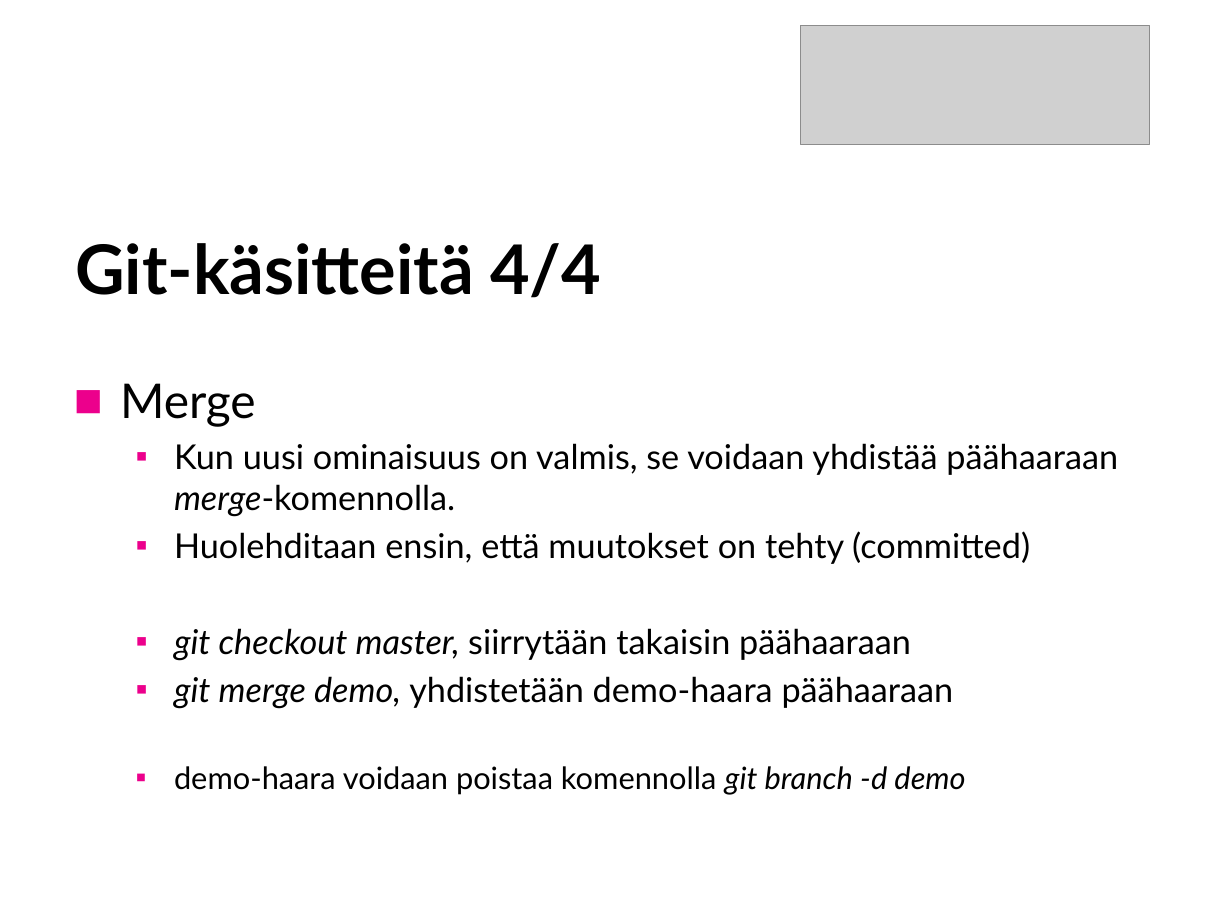
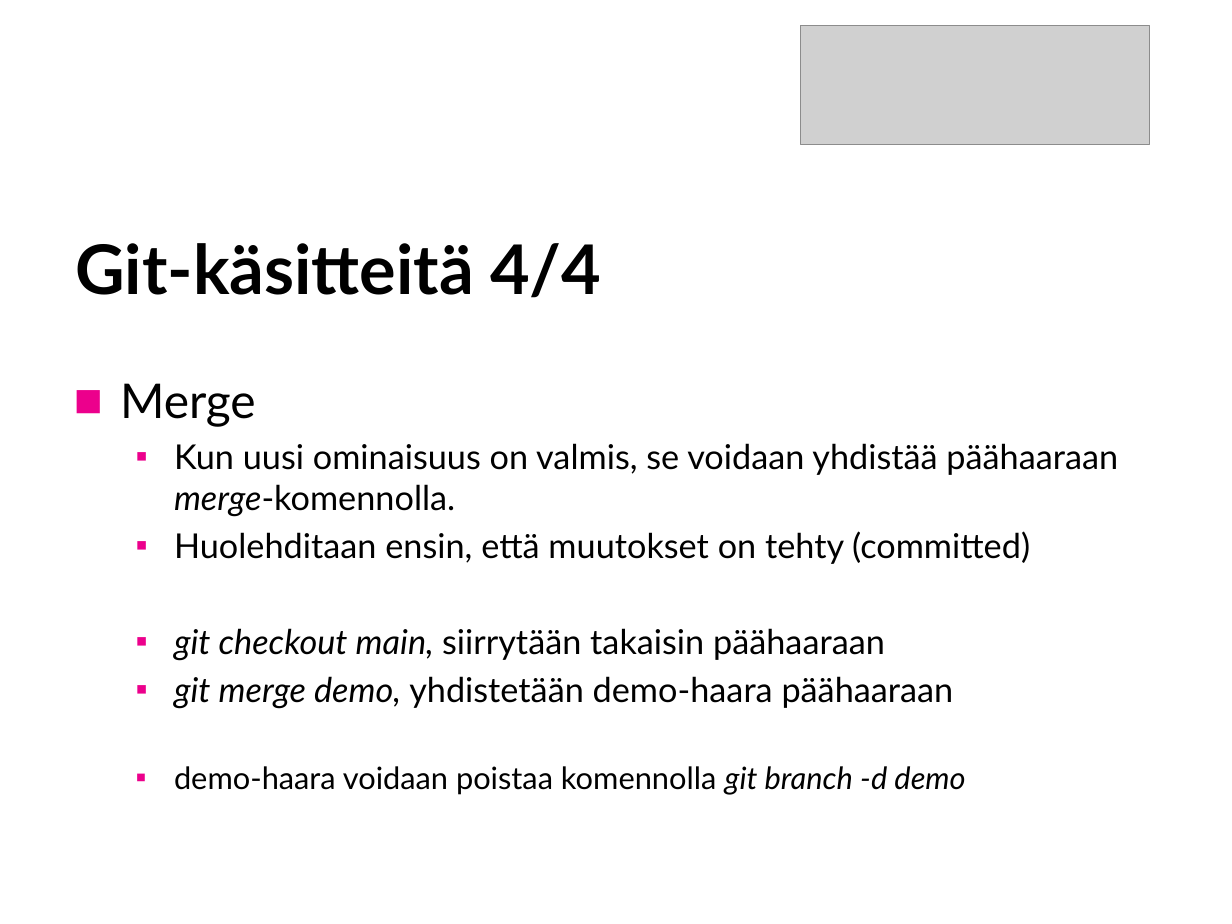
Before and after one commit to SavoniaUAS/versioncontrol, a slide deck: slide 12 of versionhallinta.pptx. Drawn at 1232x924 pixels with LibreOffice and Linux fonts; fonts in the diff are those of the drawing; grey boxes stand for pictures; background and template pictures are left out. Boxes give left, top, right and bottom in pixels: in the first picture for what was removed or moved away, otherwise in the second. Text is boxed around its words. In the diff, an @@ line names an element or a change of style, - is before the commit and + after.

```diff
--- a/versionhallinta.pptx
+++ b/versionhallinta.pptx
@@ text at <box>174,628,885,661</box>: text changed @@
-  ▪ git checkout master, siirrytään takaisin päähaaraan
+  ▪ git checkout main, siirrytään takaisin päähaaraan
```
Also in this commit, not shown: 7 other slides changed, 2 slides added, 1 other file.
